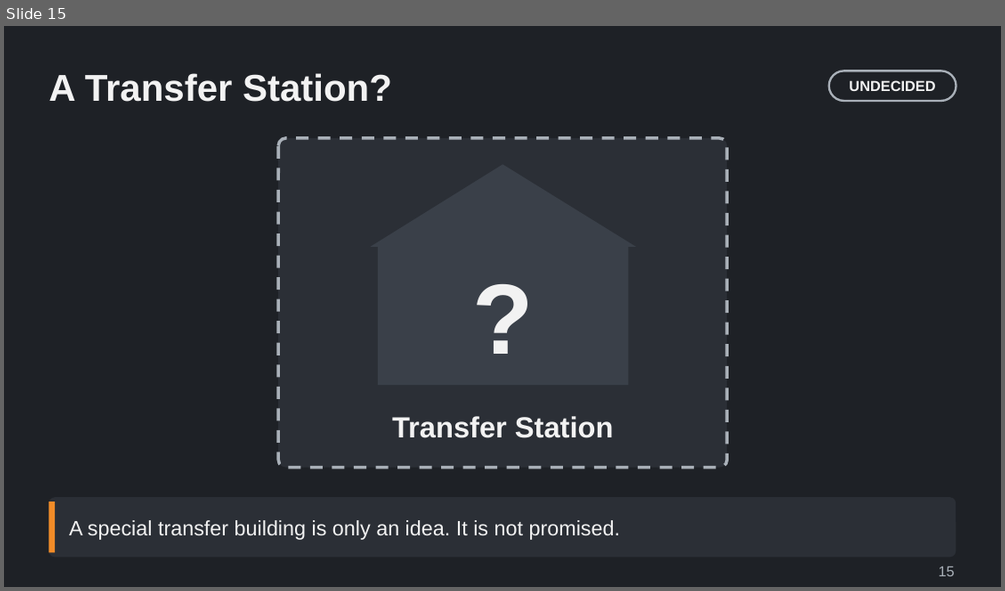
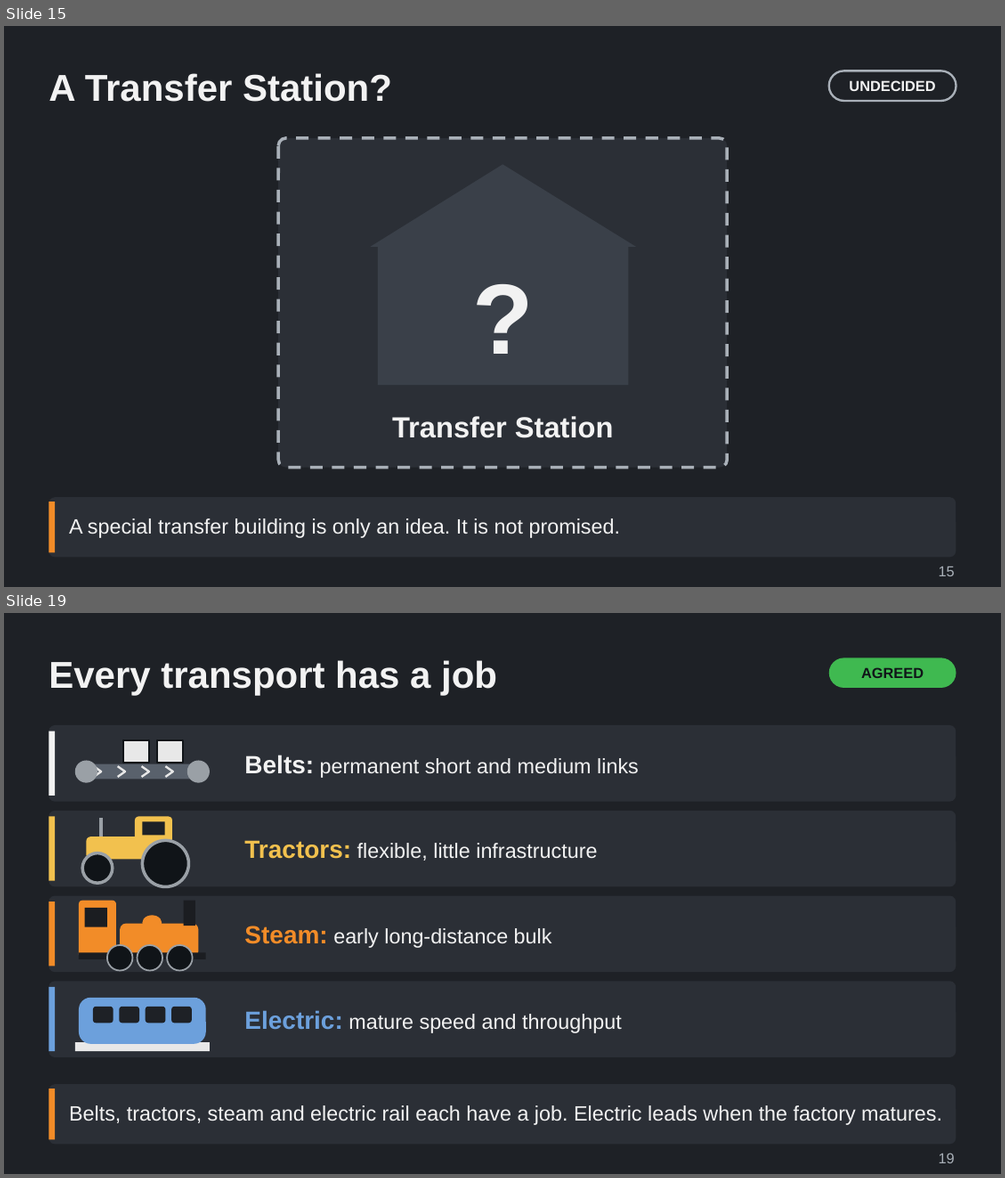
Before and after one commit to Tarenkookoo/Satisfactory---Early-Locomotion, a slide deck: Reporting/Claude Presents/Deck4_Monorail/The_Monorail_Transition_Explained.pptx. Shown one above the other, each under a label of ours: slide 15 before the commit, slides 15 and 19 after it; the slides between them are not shown. The pictures are 1005x591 and 1005x1178 pixels, drawn with LibreOffice and Linux fonts; fonts in the diff are those of the drawing. Boxes give left, top, right and bottom in pixels: in the first picture for what was removed or moved away, otherwise in the second. Text is boxed around its words. In the diff, an @@ line names an element or a change of style, - is before the commit and + after.

```diff
--- a/Reporting/Claude Presents/Deck4_Monorail/The_Monorail_Transition_Explained.pptx
+++ b/Reporting/Claude Presents/Deck4_Monorail/The_Monorail_Transition_Explained.pptx
@@ slide 19 added at (4,613,1001,1174), background #1E2126 @@
@@ title added at (48,660,497,695), 36 pt, text #F2F2F2, bold @@
+Every transport has a job
@@ rounded rectangle added at (829,657,956,688), fill #3FB950, 14 pt, text #101418, bold @@
+AGREED
@@ group added at (48,725,956,802): 5 freeform shapes, 3 rectangles, 2 rounded rectangles, 2 ellipses, 1 text @@
+Belts: permanent short and medium links
@@ group added at (48,811,956,887): 3 rounded rectangles, 2 rectangles, 2 ellipses, 1 line, 1 text @@
+Tractors: flexible, little infrastructure
@@ group added at (48,896,956,972): 4 rectangles, 4 ellipses, 3 rounded rectangles, 1 text @@
+Steam: early long-distance bulk
@@ group added at (48,981,956,1057): 6 rounded rectangles, 2 rectangles, 1 text @@
+Electric: mature speed and throughput
@@ rounded rectangle added at (48,1084,956,1144), fill #2B2F36 @@
@@ rectangle added at (48,1088,55,1140), fill #F28C28 @@
@@ text added at (69,1105,942,1125), 20 pt, text #F2F2F2 @@
+Belts, tractors, steam and electric rail each have a job. Electric leads when the factory matures.
@@ text added at (938,1152,955,1163), 14 pt, text #A9B0B8 @@
+19
@@ slide 15 changed as well @@
@@ text "A special transfer building is ..." at (69,518,621,538): line spacing 1 to 0.95 @@
```
Also in this commit, not shown: 13 other slides changed, 6 other slides added, 6 other files.
